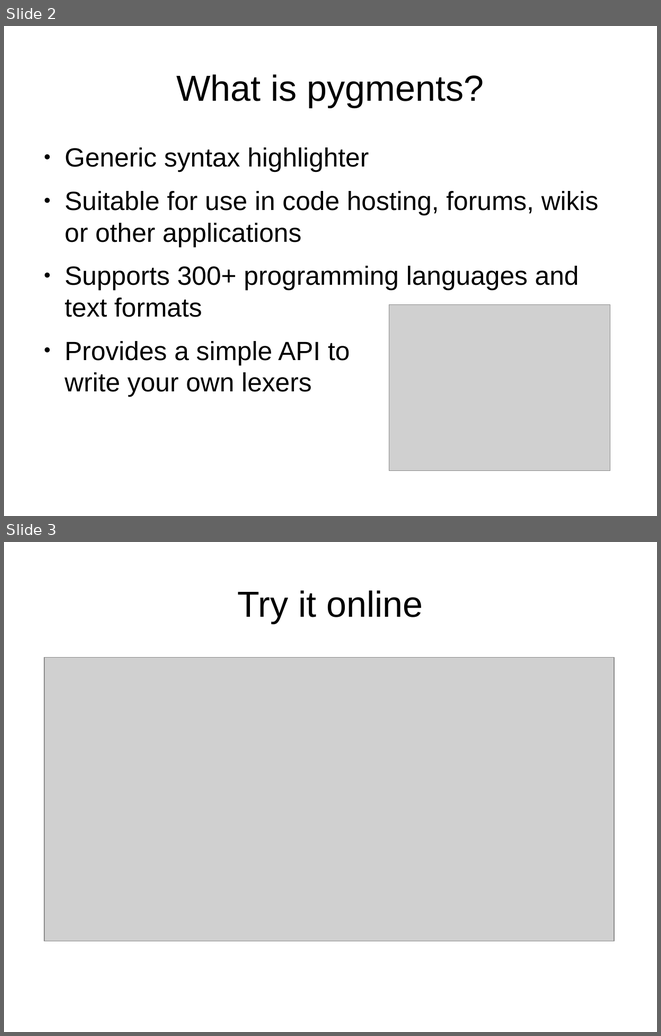
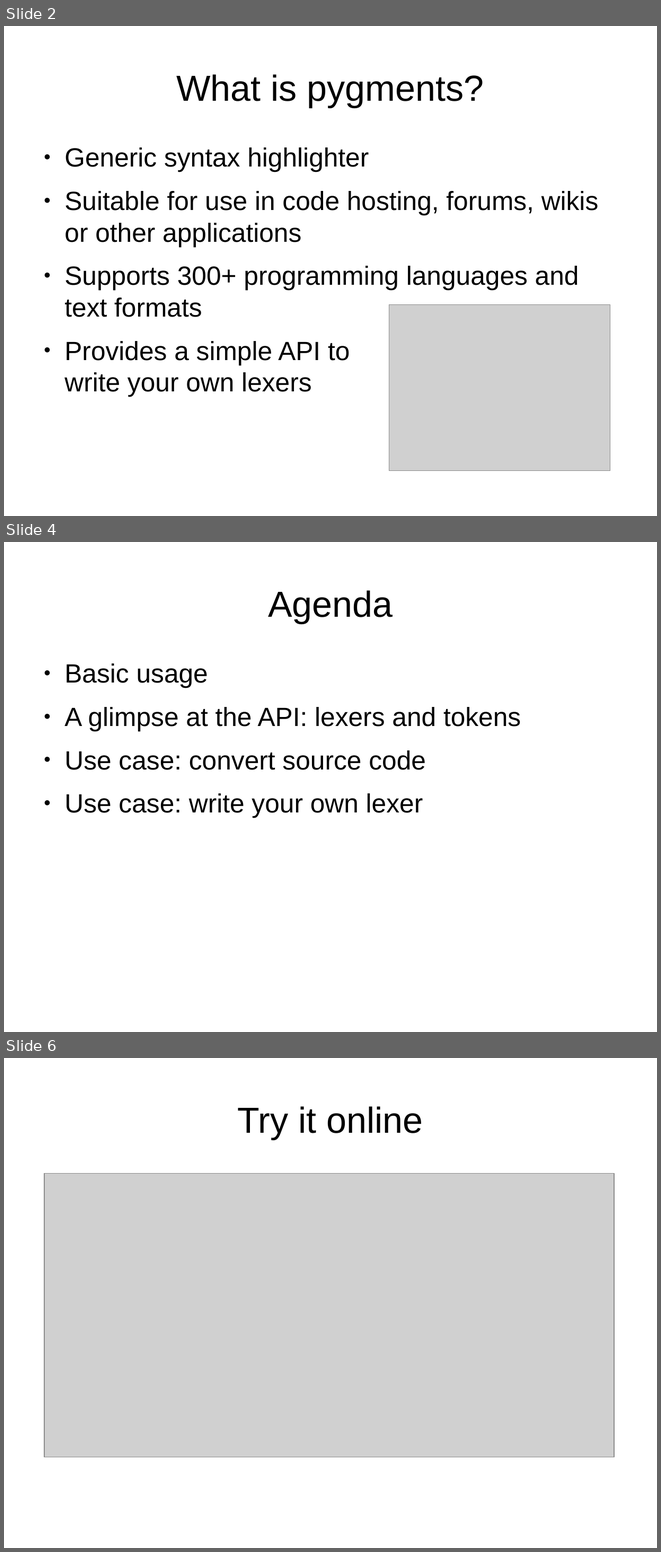
Before and after one commit to roskakori/talks, a slide deck: pygraz/pygments/Introduction to Pygments.odp. Shown one above the other, each under a label of ours: slides 2 and 3 before the commit, slides 2, 4 and 6 after it; the slides between them are not shown. The pictures are 661x1036 and 661x1552 pixels, drawn with LibreOffice and Linux fonts; fonts in the diff are those of the drawing; grey boxes stand for pictures. Boxes give left, top, right and bottom in pixels: in the first picture for what was removed or moved away, otherwise in the second. Text is boxed around its words. In the diff, an @@ line names an element or a change of style, - is before the commit and + after.

```diff
--- a/pygraz/pygments/Introduction to Pygments.odp
+++ b/pygraz/pygments/Introduction to Pygments.odp
@@ slide 4 added at (4,542,657,1032), background #FFFFFF @@
@@ title added at (268,590,392,623), 44 pt, text #000000 @@
+Agenda
@@ text added at (64,663,521,818), 32 pt, text #000000 @@
+● Basic usage
+● A glimpse at the API: lexers and tokens
+● Use case: convert source code
+● Use case: write your own lexer
@@ what was slide 3 is now slide 6 @@
```
Also in this commit, not shown: 17 other slides added, 3 other files.
